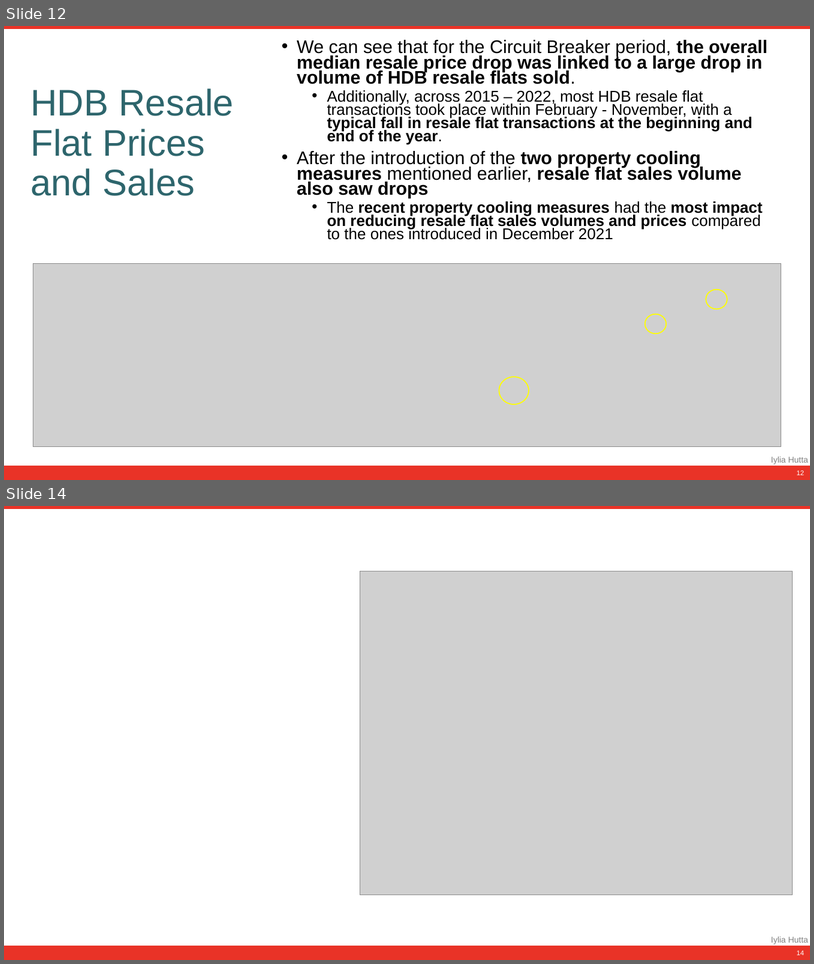
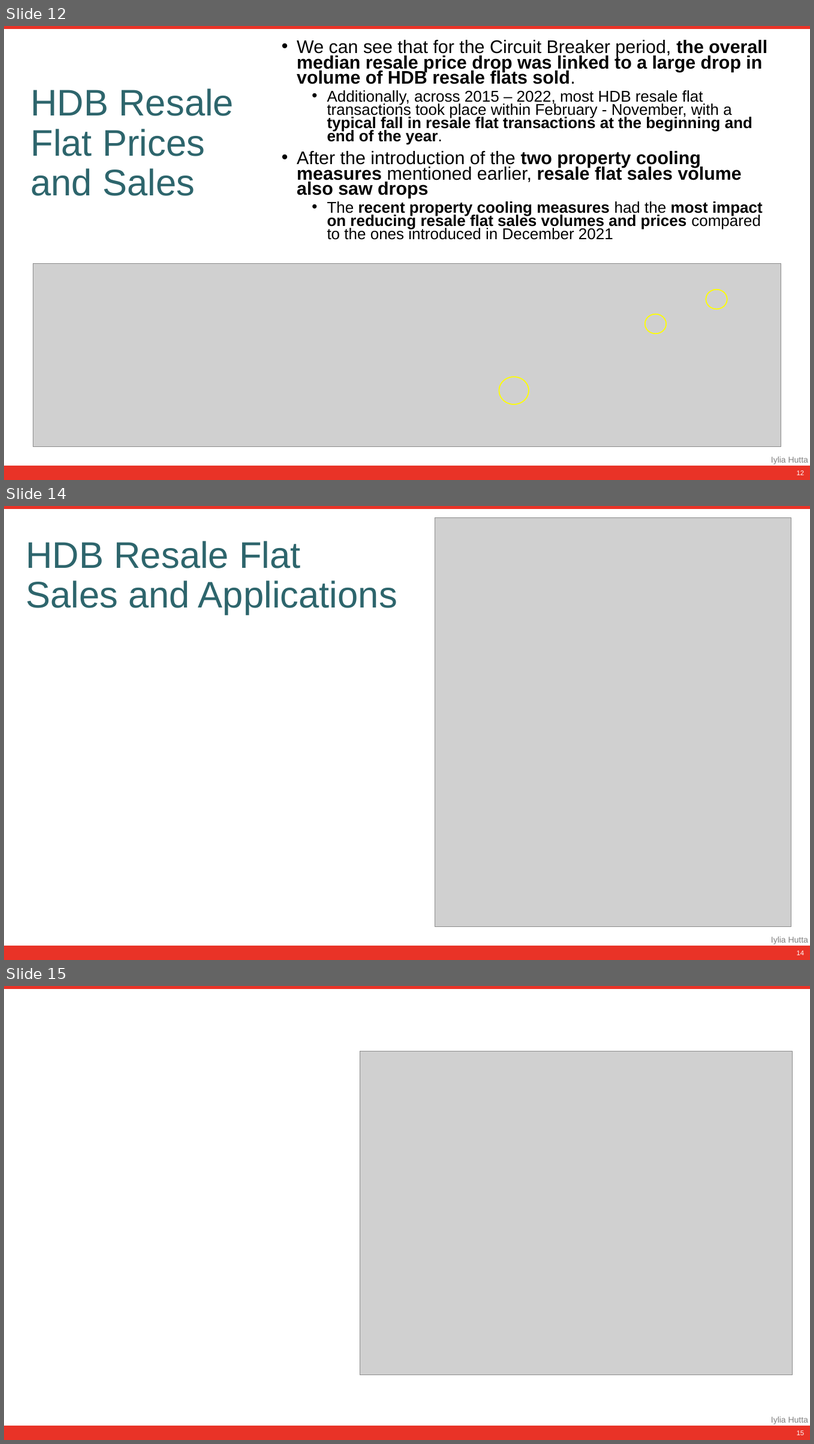
Before and after one commit to iyliahutta/Intro-to-Programming-for-DS, a slide deck: CA1/CA1 Slides.pptx. Shown one above the other, each under a label of ours: slides 12 and 14 before the commit, slides 12, 14 and 15 after it; the slides between them are not shown. The pictures are 814x964 and 814x1444 pixels, drawn with LibreOffice and Linux fonts; fonts in the diff are those of the drawing; grey boxes stand for pictures. Boxes give left, top, right and bottom in pixels: in the first picture for what was removed or moved away, otherwise in the second. Text is boxed around its words. In the diff, an @@ line names an element or a change of style, - is before the commit and + after.

Commit message:
resale applications, sales and prices analyses

```diff
--- a/CA1/CA1 Slides.pptx
+++ b/CA1/CA1 Slides.pptx
@@ slide 14 added at (x1=4, y1=506, x2=810, y2=960), background #FFFFFF; not listed: 3 template elements that a slide beside it also shows @@
@@ picture added at (x1=435, y1=518, x2=792, y2=927) @@
@@ title added at (x1=26, y1=541, x2=398, y2=615), 44 pt, text #2D656C @@
+HDB Resale Flat Sales and Applications
@@ page number added at (x1=797, y1=950, x2=804, y2=955), 8 pt, text #FFFFFF @@
+14
@@ what was slide 14 is now slide 15 @@
@@ page number at (x1=797, y1=1430, x2=804, y2=1435): text changed @@
-14
+15
```
Also in this commit, not shown: 1 other slide added, 1 slide removed, 2 other files.
